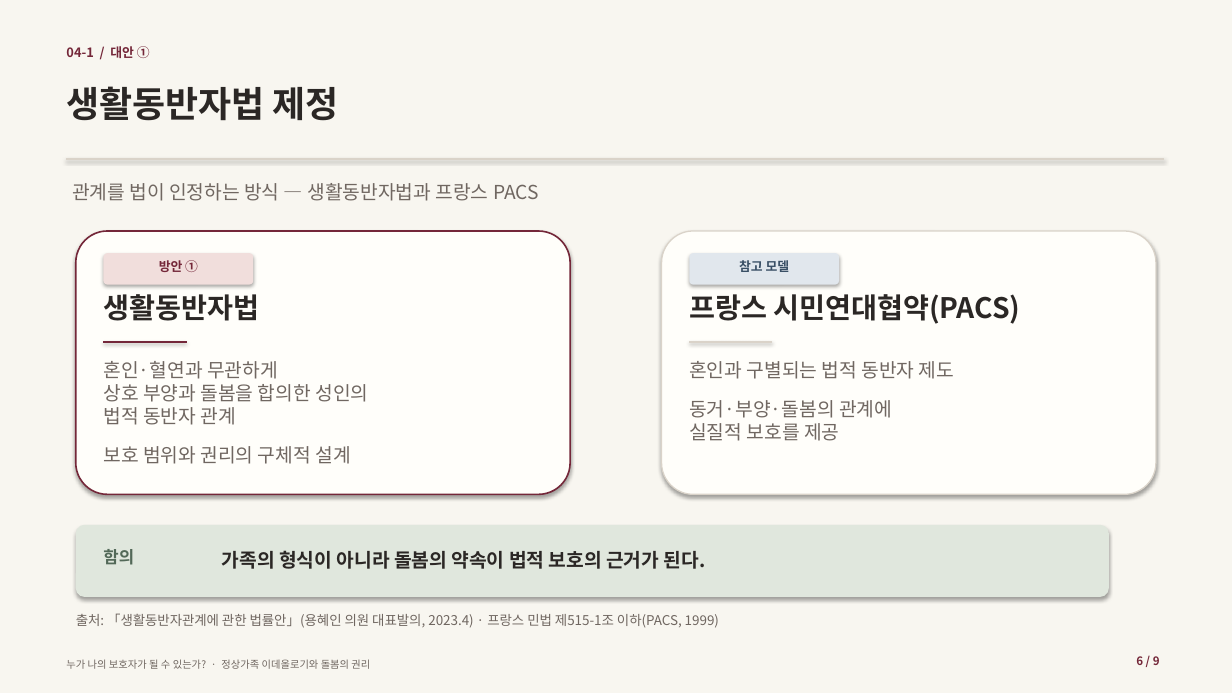
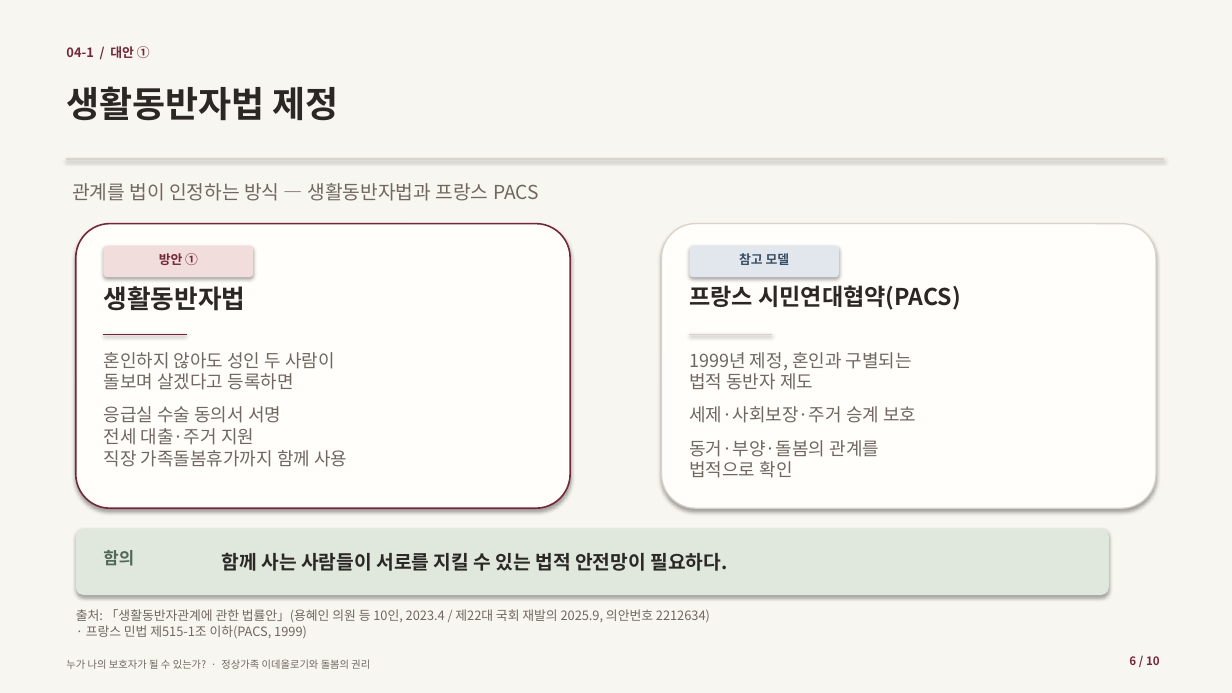
Before and after one commit to metapokim/tapo-archive, a slide deck: slide 6 of files/gender_guardian_presentation_20261203.pptx. Drawn at 1232x693 pixels with LibreOffice and Linux fonts; fonts in the diff are those of the drawing. Boxes give left, top, right and bottom in pixels: in the first picture for what was removed or moved away, otherwise in the second. Text is boxed around its words. In the diff, an @@ line names an element or a change of style, - is before the commit and + after.

Commit message:
📊 젠더 기말 발표자료 10슬라이드(참고문헌 7건) 교체 + 5분 최종 대본·참고문헌 메모 반영

```diff
--- a/files/gender_guardian_presentation_20261203.pptx
+++ b/files/gender_guardian_presentation_20261203.pptx
@@ rounded rectangle: place and size @@
-rounded rectangle at (76, 231, 570, 494)
+rounded rectangle at (76, 224, 570, 508)
@@ rounded rectangle: place and size @@
-rounded rectangle at (662, 231, 1156, 494)
+rounded rectangle at (662, 224, 1156, 508)
@@ text "방안 ①": place and size @@
-text "방안 ①" at (159, 260, 198, 272)
+text "방안 ①" at (159, 253, 198, 265)
@@ text "참고 모델": place and size @@
-text "참고 모델" at (739, 260, 790, 272)
+text "참고 모델" at (739, 253, 790, 265)
@@ text "생활동반자법" at (103, 286, 245, 311): size 22 to 20 pt @@
@@ text "프랑스 시민연대협약(PACS)" at (689, 285, 960, 310): size 22 to 18 pt @@
@@ text at (103, 352, 347, 467): text changed; size 15 to 14 pt @@
-혼인·혈연과 무관하게
-상호 부양과 돌봄을 합의한 성인의
-법적 동반자 관계
-보호 범위와 권리의 구체적 설계
+혼인하지 않아도 성인 두 사람이
+돌보며 살겠다고 등록하면
+응급실 수술 동의서 서명
+전세 대출·주거 지원
+직장 가족돌봄휴가까지 함께 사용
@@ 2 texts, 2 rounded rectangles, 2 lines: place and size @@
-2 texts, 2 rounded rectangles, 2 lines at (103, 253, 1020, 342)
+2 texts, 2 rounded rectangles, 2 lines at (103, 246, 960, 335)
@@ text at (689, 352, 916, 478): text changed; size 15 to 14 pt @@
-혼인과 구별되는 법적 동반자 제도
-동거·부양·돌봄의 관계에
-실질적 보호를 제공
+1999년 제정, 혼인과 구별되는
+법적 동반자 제도
+세제·사회보장·주거 승계 보호
+동거·부양·돌봄의 관계를
+법적으로 확인
@@ rounded rectangle: place and size @@
-rounded rectangle at (76, 525, 1109, 597)
+rounded rectangle at (76, 529, 1109, 595)
@@ text at (222, 552, 727, 571): text changed @@
-가족의 형식이 아니라 돌봄의 약속이 법적 보호의 근거가 된다.
+함께 사는 사람들이 서로를 지킬 수 있는 법적 안전망이 필요하다.
@@ text at (76, 609, 710, 639): text changed; size 10.5 to 10 pt @@
-출처: 「생활동반자관계에 관한 법률안」(용혜인 의원 대표발의, 2023.4) · 프랑스 민법 제515-1조 이하(PACS, 1999)
+출처: 「생활동반자관계에 관한 법률안」(용혜인 의원 등 10인, 2023.4 / 제22대 국회 재발의 2025.9, 의안번호 2212634)
+· 프랑스 민법 제515-1조 이하(PACS, 1999)
@@ text at (1129, 656, 1160, 665): text changed @@
-6 / 9
+6 / 10
```
Also in this commit, not shown: 7 other slides changed, 2 slides added, 1 slide removed, 2 other files.
